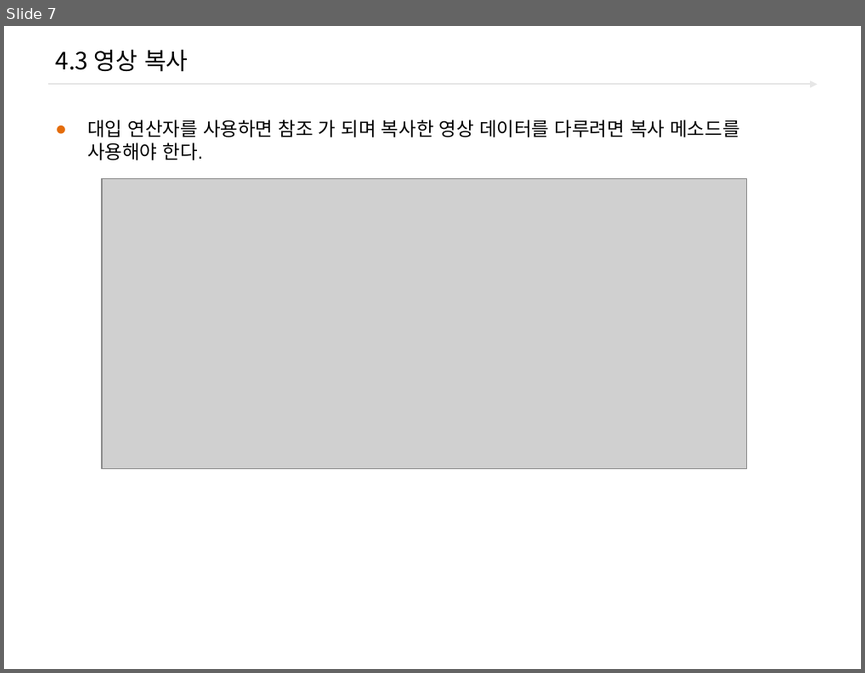
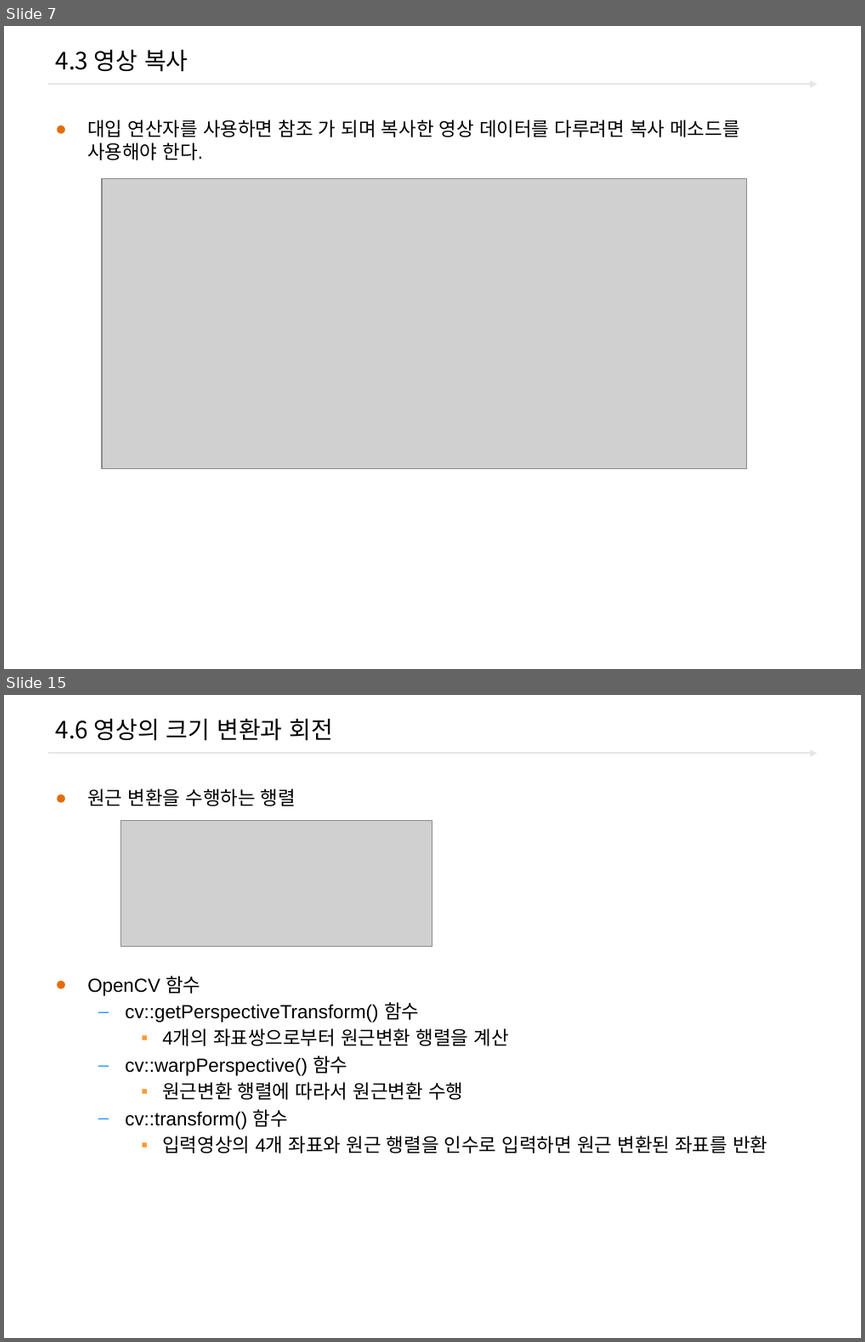
Before and after one commit to freshmea/ict_robot_dajung, a slide deck: pdf_ppt/2.OpenCV/Open_cv_04_기본 연산.pptx. Shown one above the other, each under a label of ours: slide 7 before the commit, slides 7 and 15 after it; the slides between them are not shown. The pictures are 865x673 and 865x1342 pixels, drawn with LibreOffice and Linux fonts; fonts in the diff are those of the drawing; grey boxes stand for pictures; background and template pictures are left out. Boxes give left, top, right and bottom in pixels: in the first picture for what was removed or moved away, otherwise in the second. Text is boxed around its words. In the diff, an @@ line names an element or a change of style, - is before the commit and + after.

```diff
--- a/pdf_ppt/2.OpenCV/Open_cv_04_기본 연산.pptx
+++ b/pdf_ppt/2.OpenCV/Open_cv_04_기본 연산.pptx
@@ slide 15 added at [4, 695, 861, 1338], background #FFFFFF; not listed: 1 template element that a slide beside it also shows @@
@@ title added at [55, 718, 334, 741], 20 pt, text #000000 @@
+4.6 영상의 크기 변환과 회전
@@ text added at [87, 789, 767, 1153], 16 pt, text #000000 @@
+● 원근 변환을 수행하는 행렬
+● OpenCV 함수
+  – cv::getPerspectiveTransform() 함수
+    ▪ 4개의 좌표쌍으로부터 원근변환 행렬을 계산
+  – cv::warpPerspective() 함수
+    ▪ 원근변환 행렬에 따라서 원근변환 수행
+  – cv::transform() 함수
+    ▪ 입력영상의 4개 좌표와 원근 행렬을 인수로 입력하면 원근 변환된 좌표를 반환
@@ picture added at [121, 821, 432, 946] @@
```
Also in this commit, not shown: 1 slide changed, 8 other slides added.
